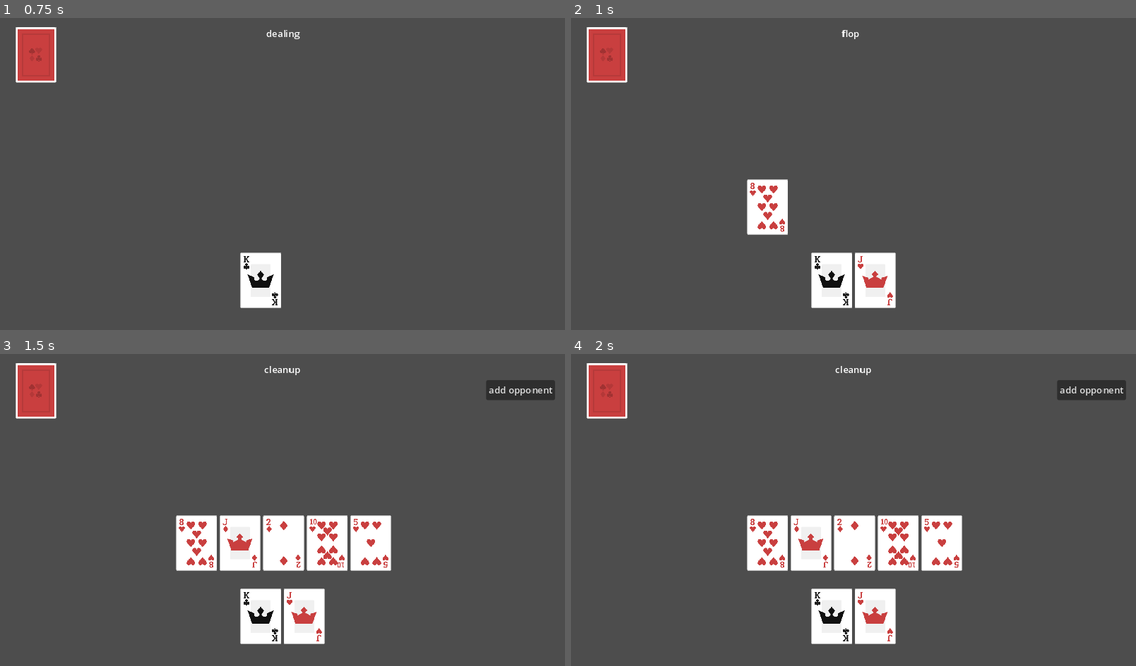
Above: before the commit, frames 1-4 (two rows, left to right).
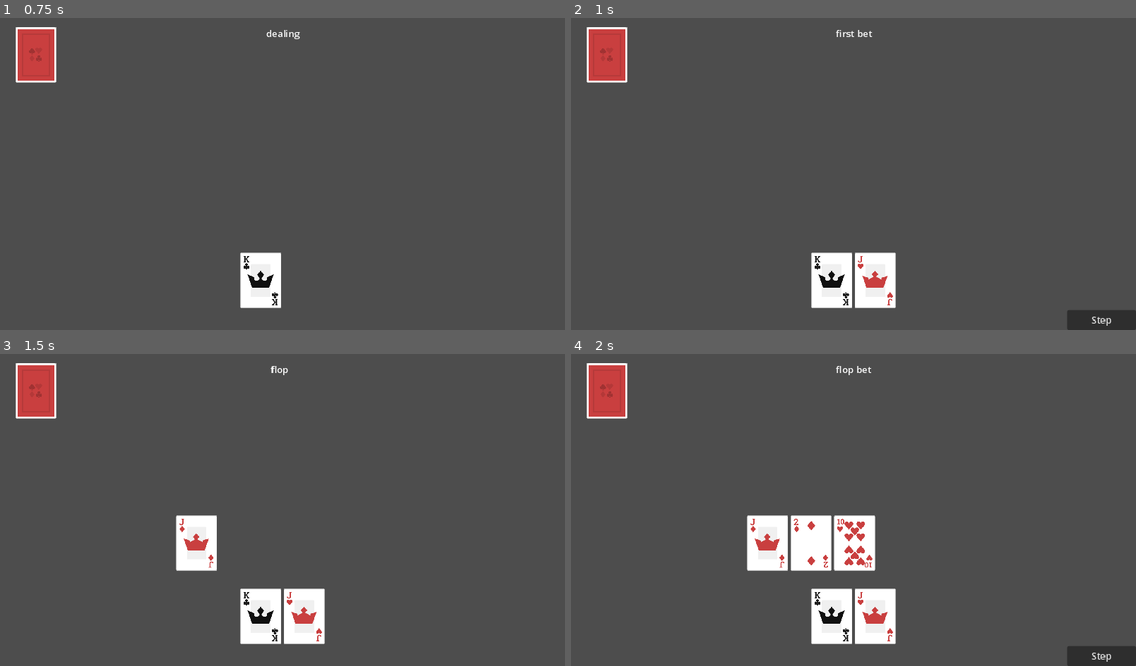
Above: after the commit, the same moments.

Repository: Posiden104/poker
Game: Godot game, scene res://scenes/poker.tscn
Two runs of this game, one before a commit and one after it. Both use one fixed random seed, a clock stepped at 60 frames per second and the inputs below.
Inputs (mouse positions are in pixels of both pictures, inside the frame that each line leads up to):
- Up to frame 1 (0.75 s): click "Start Game" at 0.5 s
- Up to frame 2 (1 s): no input
- Up to frame 3 (1.5 s): click (531, 656) at 1.25 s, where only the run after the commit has a clickable "Step"
- Up to frame 4 (2 s): no input

Frame 1 is identical in both runs. In frame 2, 2.1% of the frame differs, in the area x 31-100%, y 3-100%; in frame 3, 6.2%, in the area x 31-99%, y 3-70%; in frame 4, 4.9%.

Commit message:
multiple rounds

Diff:
--- a/scenes/center_cards_hand.gd
+++ b/scenes/center_cards_hand.gd
@@ -2,5 +2,8 @@
 extends HandBase
 
 func setup():
+	clear()
+
+func clear():
 	for child in hand_container.get_children():
 		child.queue_free()
--- a/scripts/hand_base.gd
+++ b/scripts/hand_base.gd
@@ -9,6 +9,9 @@
 
 func setup():
 	SIGNAL_BUS.register_player.emit(self)
+	clear()
+
+func clear():
 	for child in hand_container.get_children():
 		child.queue_free()
 
@@ -28,3 +31,6 @@
 
 func request_bet():
 	return 1
+
+func fold():
+	pass
--- a/scripts/poker_manager.gd
+++ b/scripts/poker_manager.gd
@@ -29,7 +29,13 @@
 	center_cards.setup()
 
 func step():
+	step_button.disabled = true
+	step_button.visible = false
+
 	state += 1
+	if state > States.CLEANUP:
+		state = 0
+
 	match state:
 		States.HAND_SETUP:
 			step()
@@ -63,6 +69,8 @@
 		States.CLEANUP:
 			state_label.text = "cleanup"
 			add_oppt_button.visible = true
+			start_button.visible = true
+			cleanup()
 
 func register_player(player_hand: HandBase):
 	print("player registered")
@@ -98,9 +106,12 @@
 		deal_timer.start()
 
 func bet():
-	step()
+	step_button.disabled = false
+	step_button.visible = true
 
 func deal(number_of_cards):
+	var c = deck_manager.deal()
+	deck_manager.discard(c)
 	deal_target = number_of_cards
 	deal_timer.timeout.connect(deal_center)
 	deal_center()
@@ -116,6 +127,20 @@
 		return
 	deal_timer.start()
 
+func cleanup():
+	for c in center_cards.cards:
+		deck_manager.discard(c)
+	center_cards.cards.clear()
+	center_cards.clear()
+
+	for p in players:
+		for c in p.cards:
+			deck_manager.discard(c)
+		p.clear()
+
+	rounds_dealt = 0
+
+
 func _on_start_button_pressed():
 	start_button.visible = false
 	step()
